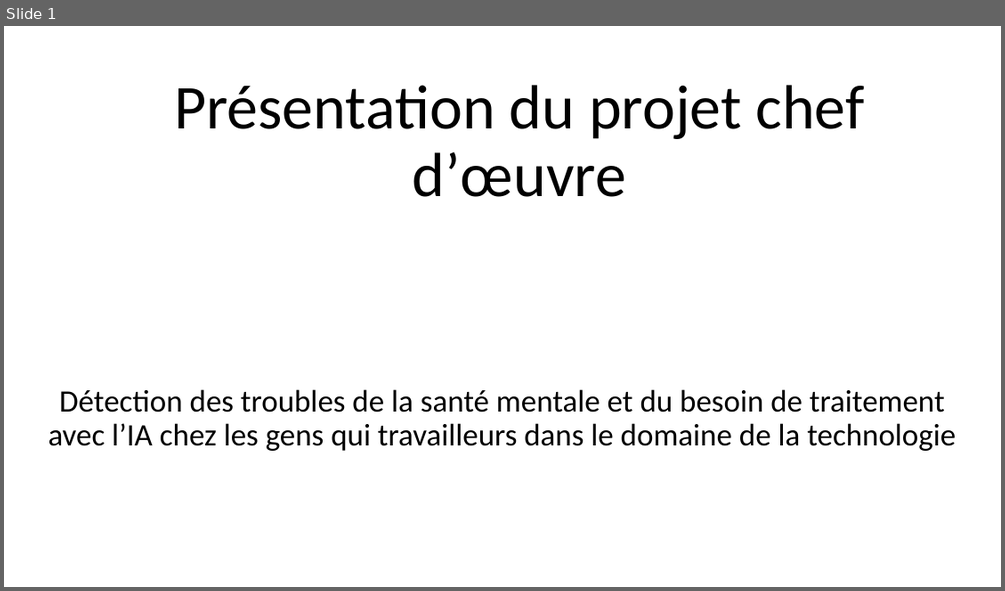
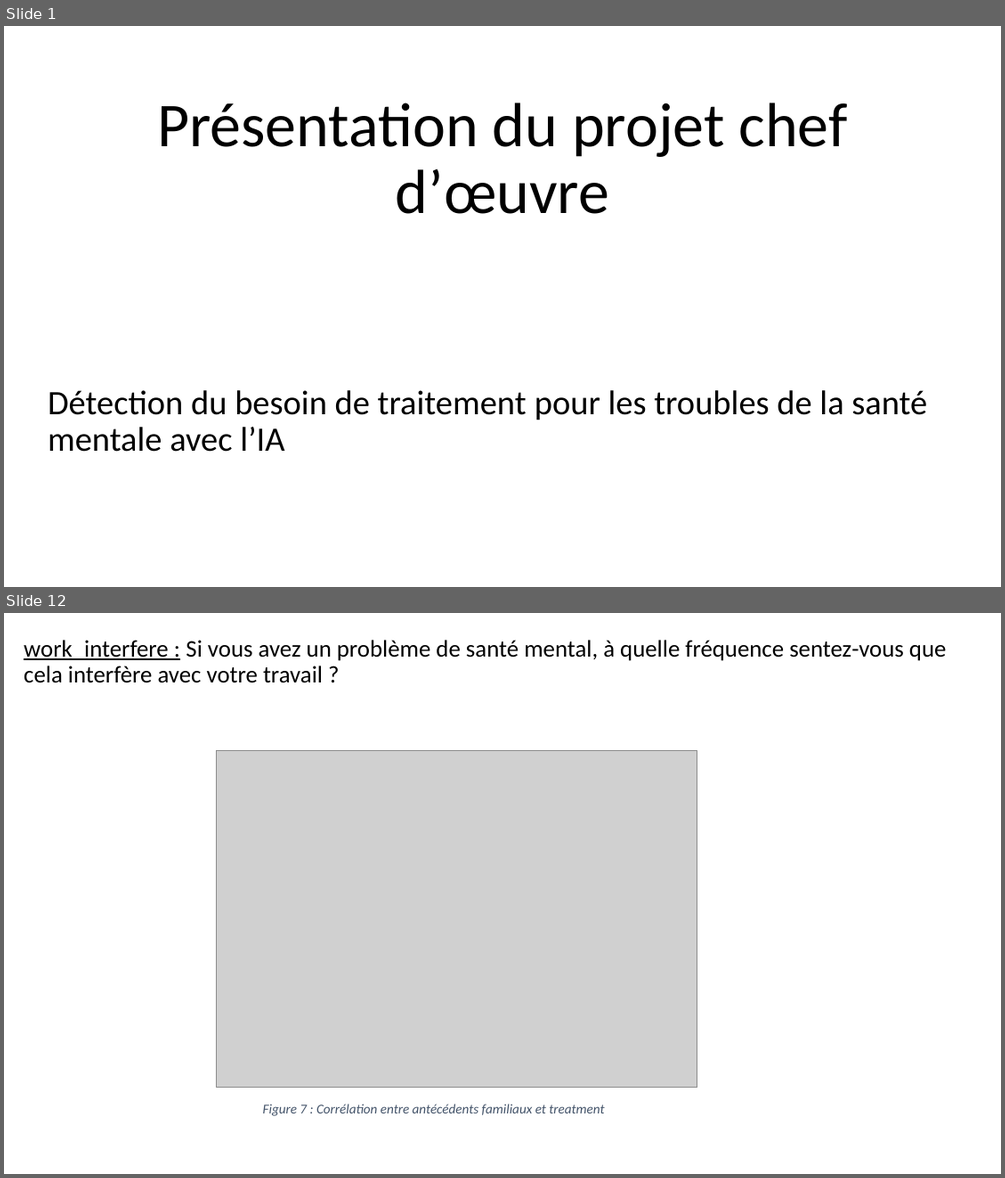
Before and after one commit to gdaume24/Projet-chef-d-oeuvre, a slide deck: E1/diapo.PPTX. Shown one above the other, each under a label of ours: slide 1 before the commit, slides 1 and 12 after it; the slides between them are not shown. The pictures are 1005x591 and 1005x1178 pixels, drawn with LibreOffice and Linux fonts; fonts in the diff are those of the drawing; grey boxes stand for pictures. Boxes give left, top, right and bottom in pixels: in the first picture for what was removed or moved away, otherwise in the second. Text is boxed around its words. In the diff, an @@ line names an element or a change of style, - is before the commit and + after.

```diff
--- a/E1/diapo.PPTX
+++ b/E1/diapo.PPTX
@@ slide 12 added at box(4, 613, 1001, 1174), background #FFFFFF @@
@@ text added at box(24, 640, 946, 683), 23 pt, text #000000 @@
+work_interfere : Si vous avez un problème de santé mental, à quelle fréquence sentez-vous que cela interfère avec votre travail ?
@@ picture added at box(217, 751, 697, 1087) @@
@@ text added at box(263, 1103, 604, 1116), 13 pt, text #44546A, italic @@
+Figure 7 : Corrélation entre antécédents familiaux et treatment
@@ slide 1 changed as well @@
@@ title "Présentation du projet chef d’œuvre": place and size @@
-title "Présentation du projet chef d’œuvre" at box(174, 85, 865, 197)
+title "Présentation du projet chef d’œuvre" at box(157, 103, 848, 214)
@@ subtitle at box(48, 390, 927, 451): text changed; size 30 to 33 pt @@
-Détection des troubles de la santé mentale et du besoin de traitement avec l’IA chez les gens qui travailleurs dans le domaine de la technologie
+Détection du besoin de traitement pour les troubles de la santé mentale avec l’IA
```
Also in this commit, not shown: 31 other slides added, 1 slide removed, 12 other files.
